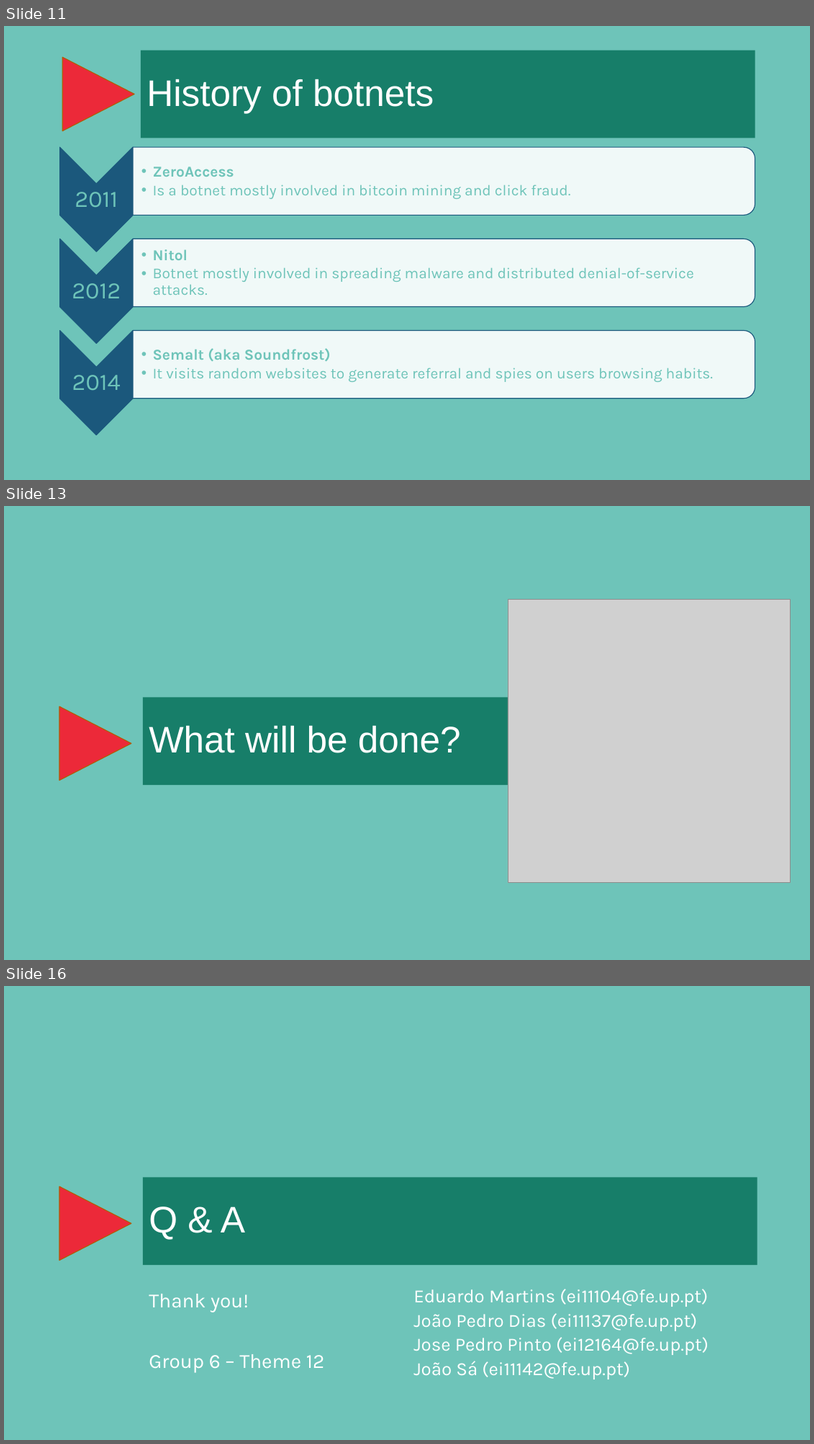
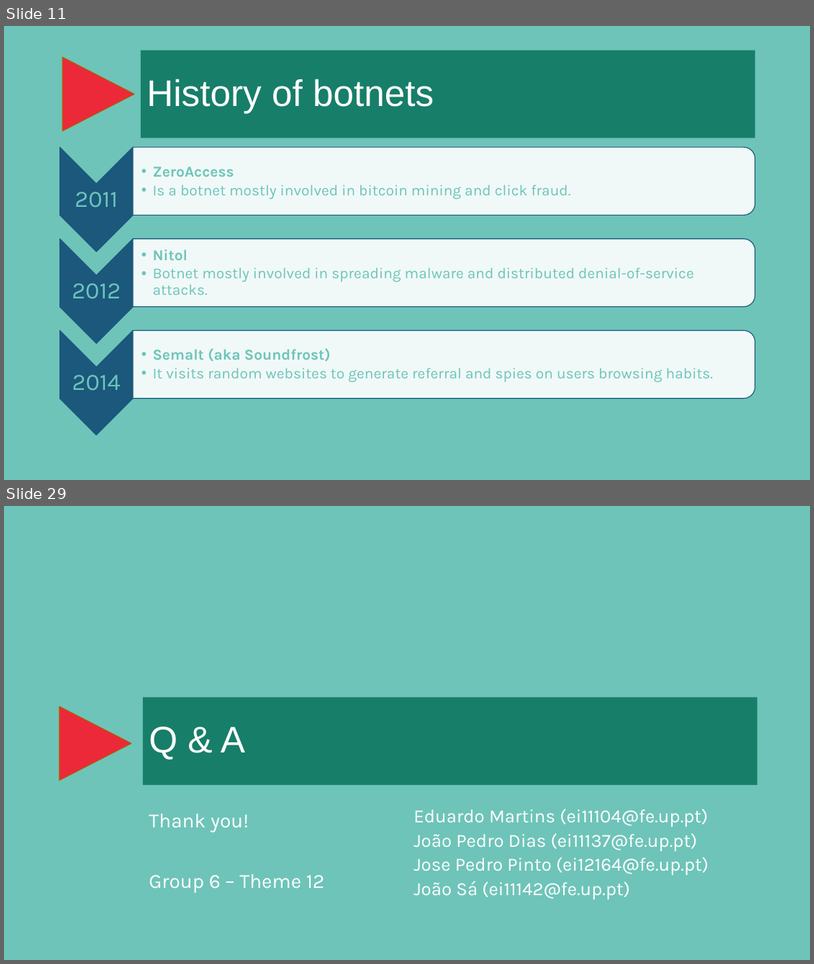
Before and after one commit to jpdias/botnet-lab, a slide deck: report/A hands-on approach on botnets.pptx. Shown one above the other, each under a label of ours: slides 11, 13 and 16 before the commit, slides 11 and 29 after it; the slides between them are not shown. The pictures are 814x1444 and 814x964 pixels, drawn with LibreOffice and Linux fonts; fonts in the diff are those of the drawing; grey boxes stand for pictures; background and template pictures are left out. Boxes give left, top, right and bottom in pixels: in the first picture for what was removed or moved away, otherwise in the second. Text is boxed around its words. In the diff, an @@ line names an element or a change of style, - is before the commit and + after.

```diff
--- a/report/A hands-on approach on botnets.pptx
+++ b/report/A hands-on approach on botnets.pptx
@@ slide 13 removed at [4, 506, 810, 960], background #6EC4B9; not listed: 1 template element that a slide beside it also shows @@
@@ picture removed at [508, 600, 791, 883] @@
@@ rectangle removed at [143, 698, 627, 785] @@
-What will be done?
@@ what was slide 16 is now slide 29 @@
```
Also in this commit, not shown: 2 slides changed, 15 slides added, 1 other slide removed.
